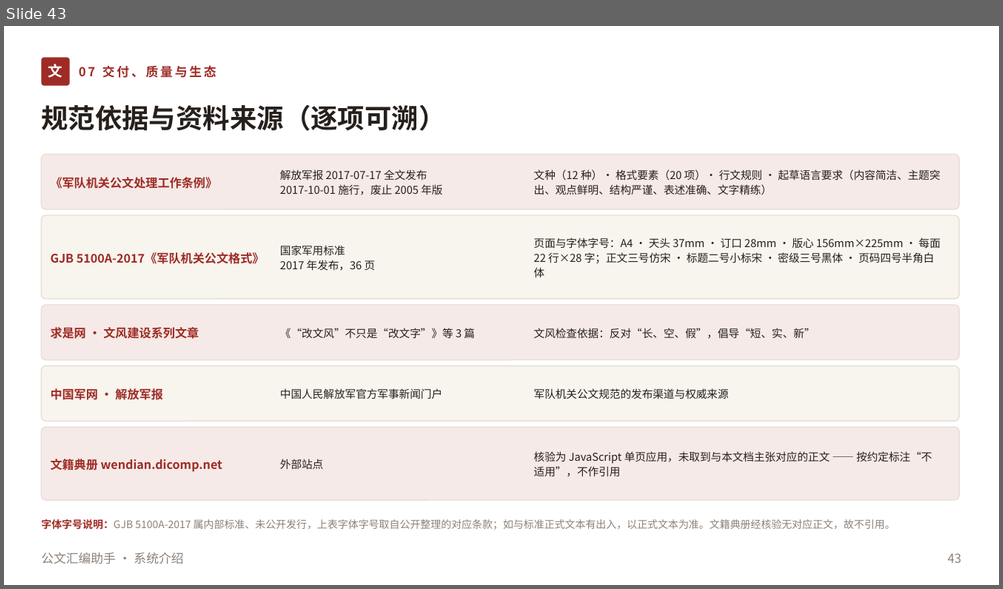
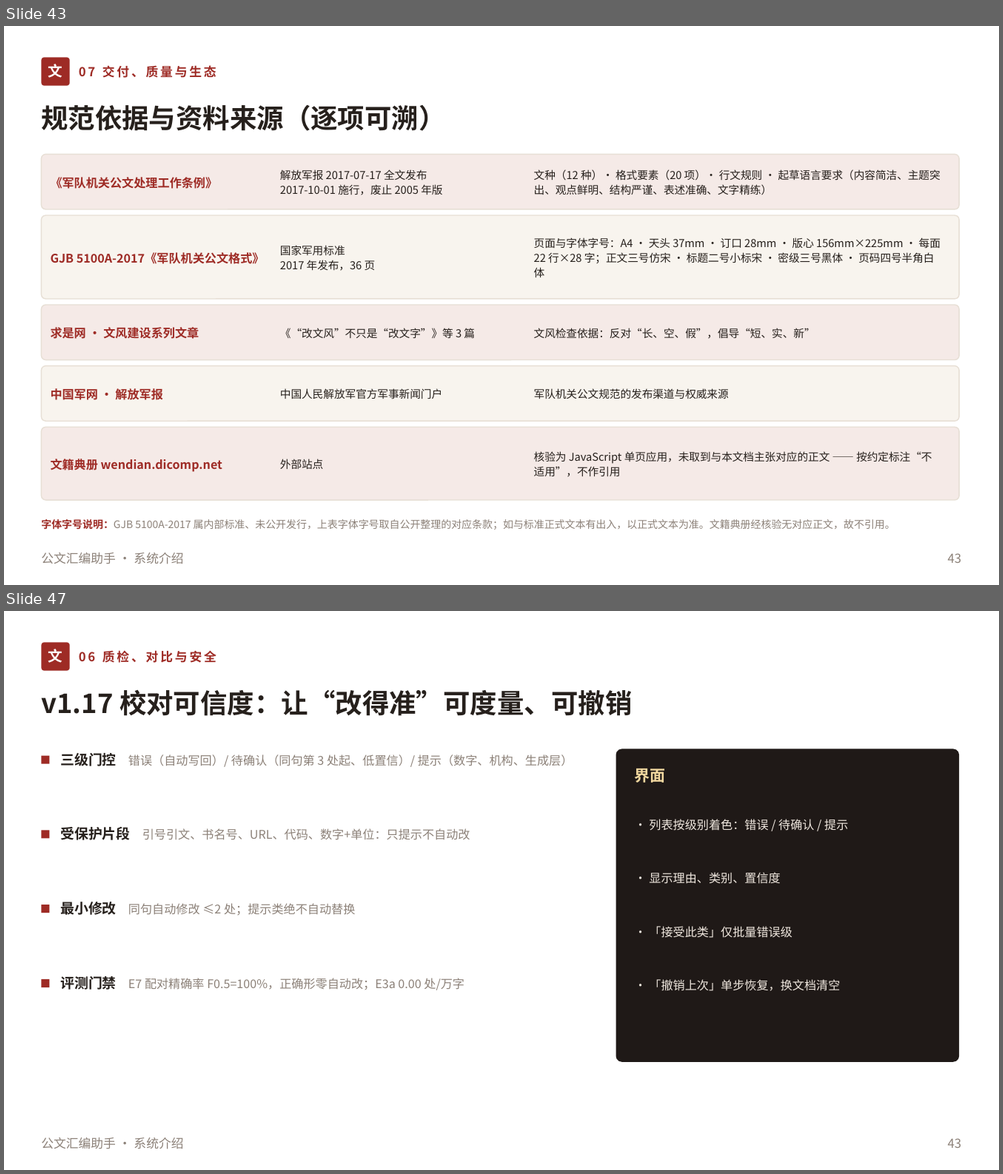
Before and after one commit to lzh745200/gwtool, a slide deck: doc/公文汇编助手-系统介绍.pptx. Shown one above the other, each under a label of ours: slide 43 before the commit, slides 43 and 47 after it; the slides between them are not shown. The pictures are 1003x589 and 1003x1174 pixels, drawn with LibreOffice and Linux fonts; fonts in the diff are those of the drawing. Boxes give left, top, right and bottom in pixels: in the first picture for what was removed or moved away, otherwise in the second. Text is boxed around its words. In the diff, an @@ line names an element or a change of style, - is before the commit and + after.

Commit message:
﻿feat(v1.18.0): 全面收口——代码审计修复、前后端对齐、文档/PPT 更新、清理与重建
审计（三方只读 + Lead 复验）
- UI↔core/DB：23 个 ui 模块、189 条 import、272 个符号、26 个对话框全部通过；
  阻塞 0 / 一般 2 / 观察 4
- 文档：版本四处一致；7 处口径修正
- 死代码：无可删模块（99 模块 98 可达，唯一不可达是包标记）；删 7 项零引用代码

代码修复
- 参考面板 severity 改为读后端 c.severity（不再按 confidence 二分），与校对对话框统一
- 增强包导入/卸载时开关持久化失败改为界面明示（不再只写日志）
- 模板编辑器新增「目录层级」下拉（1/2/3，默认 2），接入 toc_max_level；提示文案同步
- UI 不再 import core 私有 _text_to_tree：新增公开 importer.text_to_tree()
- 补上「输出预览」缺失接线：一键汇编生成 A4 后渲染到 EditorPanel.show_pdf
- 删除零引用死代码：logs._format_exc、main_window._wait_for_background_threads、
  screenfit.available_rect/uninstall_dialog_autofit、csc_gec.GecError、
  dao.list_wordlist_sources/set_wordlist_source_enabled/count_dictionary_by_source、
  import_material_dir 死变量 ok
- 长期 skip 且断言相反的用例改写为真跑契约用例；.gitignore 增 *.log

文档/PPT
- doc/README：补 v1.15/1.16/1.17 功能、文档索引、机构沿革 51、边界改 v1.17 口径、用例数
- 能力基线补 462,560/456,842 口径说明；AGENTS 死链修正；结构说明更新为 99 模块/
  3.84 万行/ui 23/tests 124/2899 用例，并补 v1.8–v1.17 新增模块清单
- 26 个文件构建机路径脱敏；打包门禁同时匹配 / 与 \（含 PPT 脚本）
- PPT：版本 v1.18.0、38400 行、2898 用例、119.8 万字语料、30+ 模块；新增 v1.15/v1.16/v1.17
  三页；输出路径改 path.join(__dirname,...)；重生成 48 页
- 归档 4 份零引用历史文档到 doc/archive/（其余因仍被引用保留）

验证
- pytest 2899 passed / 15 skipped / exit 0；ruff 全绿；e2e 55/55
- eval base 3/3；真实语料 E3a 0.00 处/万字、E5 16.7 ms/千字；E7 F0.5=100%
- PPT node build.js 成功（48 slides）；packaging 24 passed

```diff
--- a/doc/公文汇编助手-系统介绍.pptx
+++ b/doc/公文汇编助手-系统介绍.pptx
@@ slide 47 added at bbox=[4, 611, 999, 1170], background #FFFFFF @@
@@ rounded rectangle added at bbox=[41, 642, 70, 671], fill #9E2B25 @@
@@ text added at bbox=[48, 649, 63, 663], 14 pt, text #FFFFFF, bold @@
+文
@@ text added at bbox=[79, 650, 216, 663], 12 pt, text #9E2B25, bold @@
+06 质检、对比与安全
@@ text added at bbox=[41, 690, 632, 716], 26 pt, text #26201C, bold @@
+v1.17 校对可信度：让“改得准”可度量、可撤销
@@ rectangle added at bbox=[41, 756, 50, 764], fill #9E2B25 @@
@@ text added at bbox=[61, 753, 573, 767], 11.5 pt, text #8C8178 @@
+三级门控 错误（自动写回）/ 待确认（同句第 3 处起、低置信）/ 提示（数字、机构、生成层）
@@ rounded rectangle added at bbox=[616, 749, 959, 1062], fill #1F1917 @@
@@ text added at bbox=[634, 769, 666, 783], 15 pt, text #F2D8A0, bold @@
+界面
@@ rectangle added at bbox=[41, 830, 50, 839], fill #9E2B25 @@
@@ text added at bbox=[61, 827, 470, 840], 11.5 pt, text #8C8178 @@
+受保护片段 引号引文、书名号、URL、代码、数字+单位：只提示不自动改
@@ text added at bbox=[649, 819, 848, 831], 11.5 pt, text #EFE7DE @@
+· 列表按级别着色：错误 / 待确认 / 提示
@@ text added at bbox=[649, 872, 780, 884], 11.5 pt, text #EFE7DE @@
+· 显示理由、类别、置信度
@@ rectangle added at bbox=[41, 905, 50, 913], fill #9E2B25 @@
@@ text added at bbox=[61, 902, 355, 915], 11.5 pt, text #8C8178 @@
+最小修改 同句自动修改 ≤2 处；提示类绝不自动替换
@@ text added at bbox=[649, 926, 792, 938], 11.5 pt, text #EFE7DE @@
+· 「接受此类」仅批量错误级
@@ rectangle added at bbox=[41, 980, 50, 988], fill #9E2B25 @@
@@ text added at bbox=[61, 977, 464, 991], 11.5 pt, text #8C8178 @@
+评测门禁 E7 配对精确率 F0.5=100%，正确形零自动改；E3a 0.00 处/万字
@@ text added at bbox=[649, 980, 839, 991], 11.5 pt, text #EFE7DE @@
+· 「撤销上次」单步恢复，换文档清空
@@ text added at bbox=[41, 1138, 183, 1150], 12 pt, text #8C8178 @@
+公文汇编助手 · 系统介绍
@@ text added at bbox=[948, 1139, 962, 1148], 12 pt, text #8C8178 @@
+43
```
Also in this commit, not shown: 9 slides changed, 2 other slides added, 2 slides removed, 36 other files.
